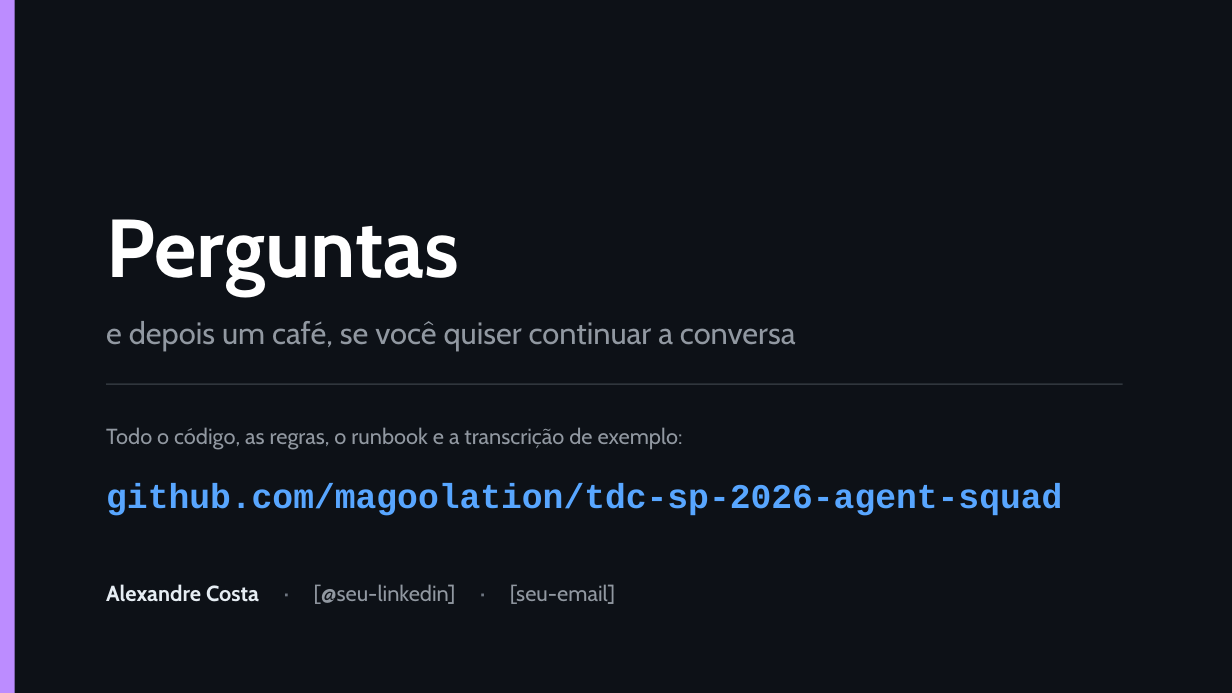
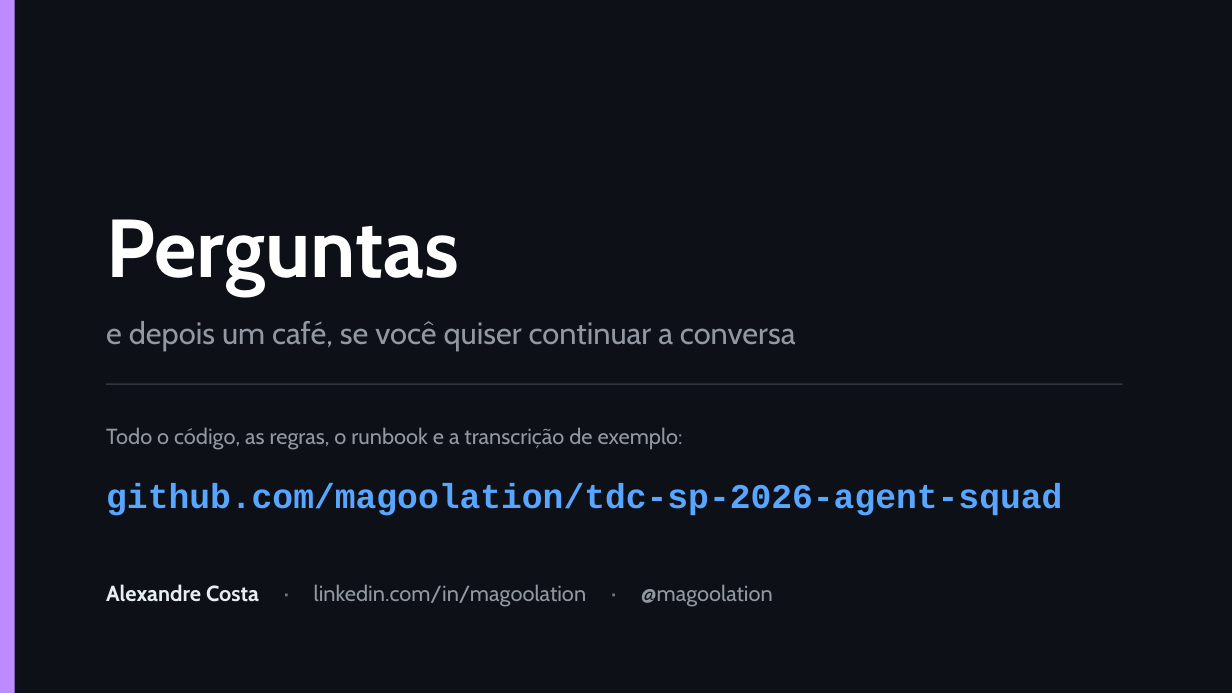
Before and after one commit to magoolation/tdc-sp-2026-agent-squad, a slide deck: slide 36 of docs/apresentacao/Agent-Squad-TDC-SP-2026.pptx. Drawn at 1232x693 pixels with LibreOffice and Linux fonts; fonts in the diff are those of the drawing. Boxes give left, top, right and bottom in pixels: in the first picture for what was removed or moved away, otherwise in the second. Text is boxed around its words. In the diff, an @@ line names an element or a change of style, - is before the commit and + after.

```diff
--- a/docs/apresentacao/Agent-Squad-TDC-SP-2026.pptx
+++ b/docs/apresentacao/Agent-Squad-TDC-SP-2026.pptx
@@ text at [106, 584, 773, 607]: text changed @@
-Alexandre Costa · [@seu-linkedin] · [seu-email]
+Alexandre Costa · linkedin.com/in/magoolation · @magoolation
```
Also in this commit, not shown: 1 other slide changed, 3 other files.
